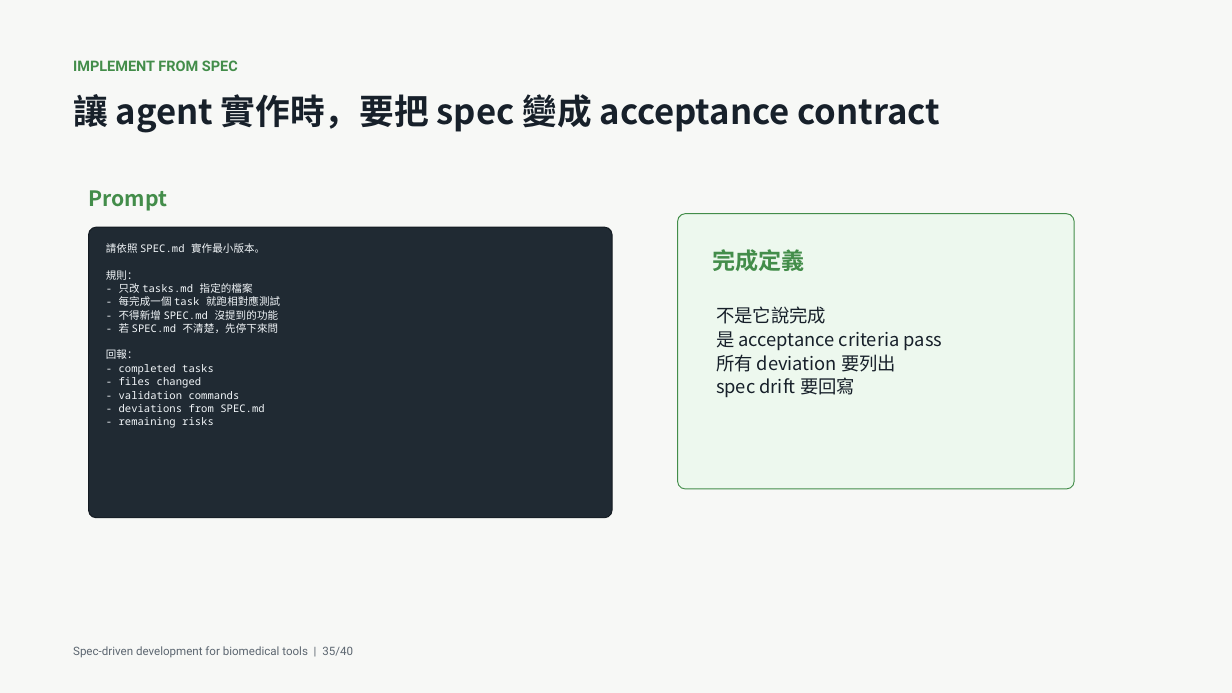
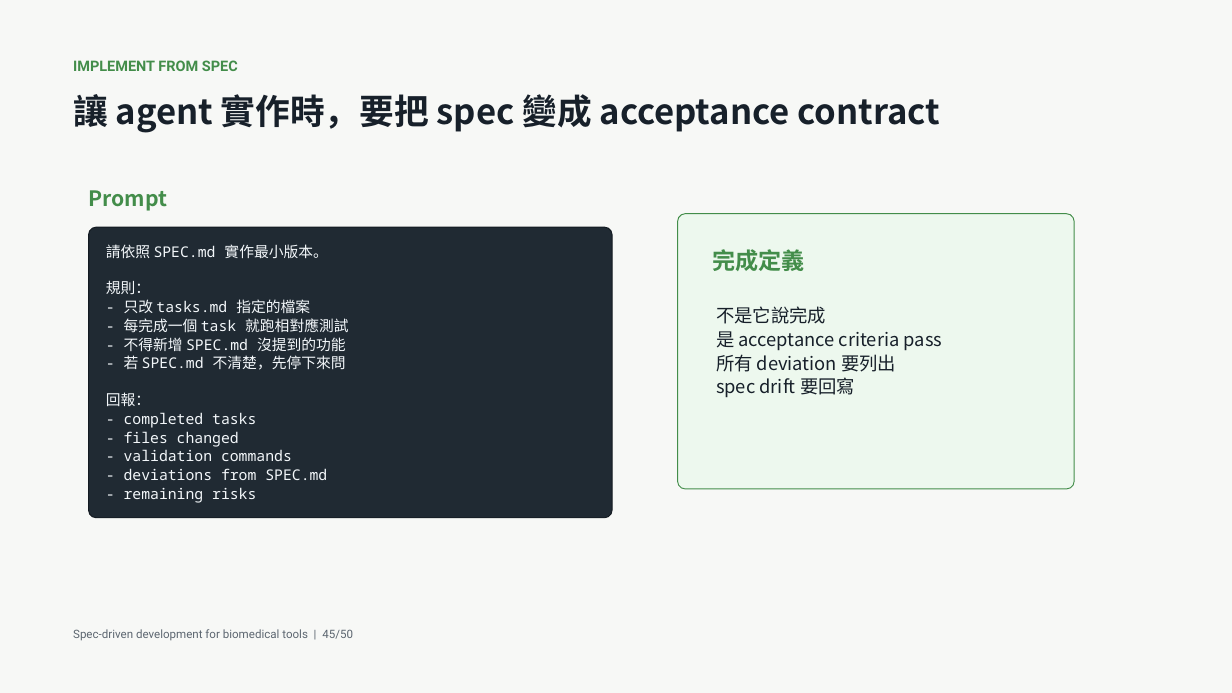
Before and after one commit to godkin1211/LLM_applications_on_BioMedicalData, a slide deck: slide 45 of slides/lesson-08-spec-driven-development-biomedical-tools.pptx (slide 35 before the commit). Drawn at 1232x693 pixels with LibreOffice and Linux fonts; fonts in the diff are those of the drawing. Boxes give left, top, right and bottom in pixels: in the first picture for what was removed or moved away, otherwise in the second. Text is boxed around its words. In the diff, an @@ line names an element or a change of style, - is before the commit and + after.

```diff
--- a/slides/lesson-08-spec-driven-development-biomedical-tools.pptx
+++ b/slides/lesson-08-spec-driven-development-biomedical-tools.pptx
@@ text "請依照 SPEC.md 實作最小版本。" at bbox=[106, 244, 348, 503]: size 8.2 to 11.5 pt @@
@@ text at bbox=[73, 629, 353, 641]: text changed @@
-Spec-driven development for biomedical tools | 35/40
+Spec-driven development for biomedical tools | 45/50
```
Also in this commit, not shown: 37 other slides changed, 12 slides added, 2 slides removed, 2 other files.
